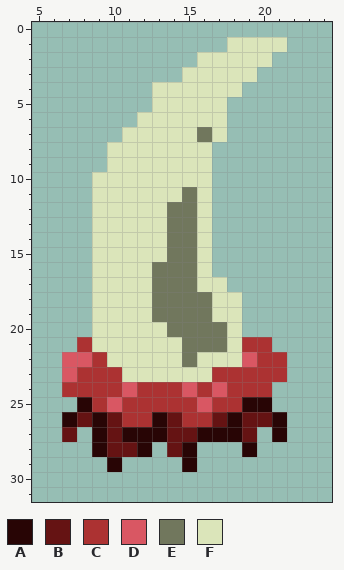
Two versions of one pixel-art file, Assets/Textures/Aseprite Filer/Fang-Slash.aseprite. The picture above is the old version.
32x32 pixels, 1 frame. Shown: x 5..24, y 0..31.
Palette (. is transparent): A #280505  B #651313  C #ac3232  D #d95763  E #71775d  F #dbe5ba
Pixels before, first column x 7:
 1 ...........FFFF
 2 .........FFFFF.
 3 ........FFFFF..
 4 ......FFFFFF...
 5 ......FFFFF....
 6 .....FFFFFF....
 7 ....FFFFFEF....
 8 ...FFFFFFF.....
 9 ...FFFFFFF.....
10 ..FFFFFFFF.....
11 ..FFFFFFEF.....
12 ..FFFFFEEF.....
13 ..FFFFFEEF.....
14 ..FFFFFEEF.....
15 ..FFFFFEEF.....
16 ..FFFFEEEF.....
17 ..FFFFEEEFF....
18 ..FFFFEEEEFF...
19 ..FFFFEEEEFF...
20 ..FFFFFEEEEF...
21 .CFFFFFFEEEFCC.
22 DDCFFFFFEFFFDCC
23 DCCCFFFFFFCCCCC
24 CCCCDCCCDCDCCC.
25 .ACDCCCCCDCCAA.
26 ABABCCABCCBABBA
27 B.ABAAABBAAAB.A
28 ..ABBA.BA...A..
29 ...A....A......
After the commit:
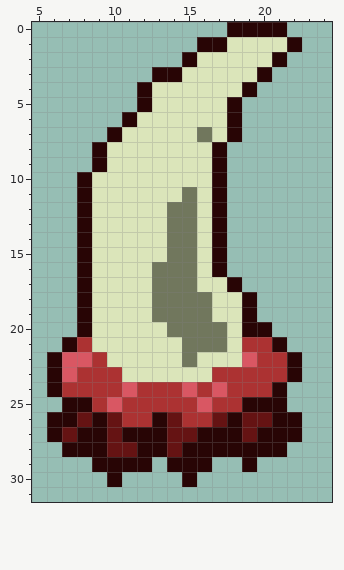
Changes in this commit:
y 0: x 18..21 .... -> AAAA
y 1: x 16..17 .. -> AA; x 22 . -> A
y 2: x 15 . -> A; x 21 . -> A
y 3: x 13..14 .. -> AA; x 20 . -> A
y 4: x 12 . -> A; x 19 . -> A
y 5: x 12 . -> A; x 18 . -> A
y 6: x 11 . -> A; x 18 . -> A
y 7: x 10 . -> A; x 18 . -> A
y 8..9: x 9 . -> A; x 17 . -> A
y 10..16: x 8 . -> A; x 17 . -> A
y 17: x 8 . -> A; x 18 . -> A
y 18..19: x 8 . -> A; x 19 . -> A
y 20: x 8 . -> A; x 19..20 .. -> AA
y 21: x 7 . -> A; x 21 . -> A
y 22..23: x 6 . -> A; x 22 . -> A
y 24: x 6 . -> A; x 21 . -> A
y 25: x 7 . -> A; x 21 . -> A
y 26: x 6 . -> A; x 22 . -> A
y 27: x 6 . -> A; x 8 . -> A; x 20 . -> A; x 22 . -> A
y 28: x 7..8 .. -> AA; x 13 . -> A; x 16..18 ... -> AAA; x 20..21 .. -> AA
y 29: x 9 . -> A; x 11..12 .. -> AA; x 14 . -> A; x 16 . -> A; x 19 . -> A
y 30: x 10 . -> A; x 15 . -> A
